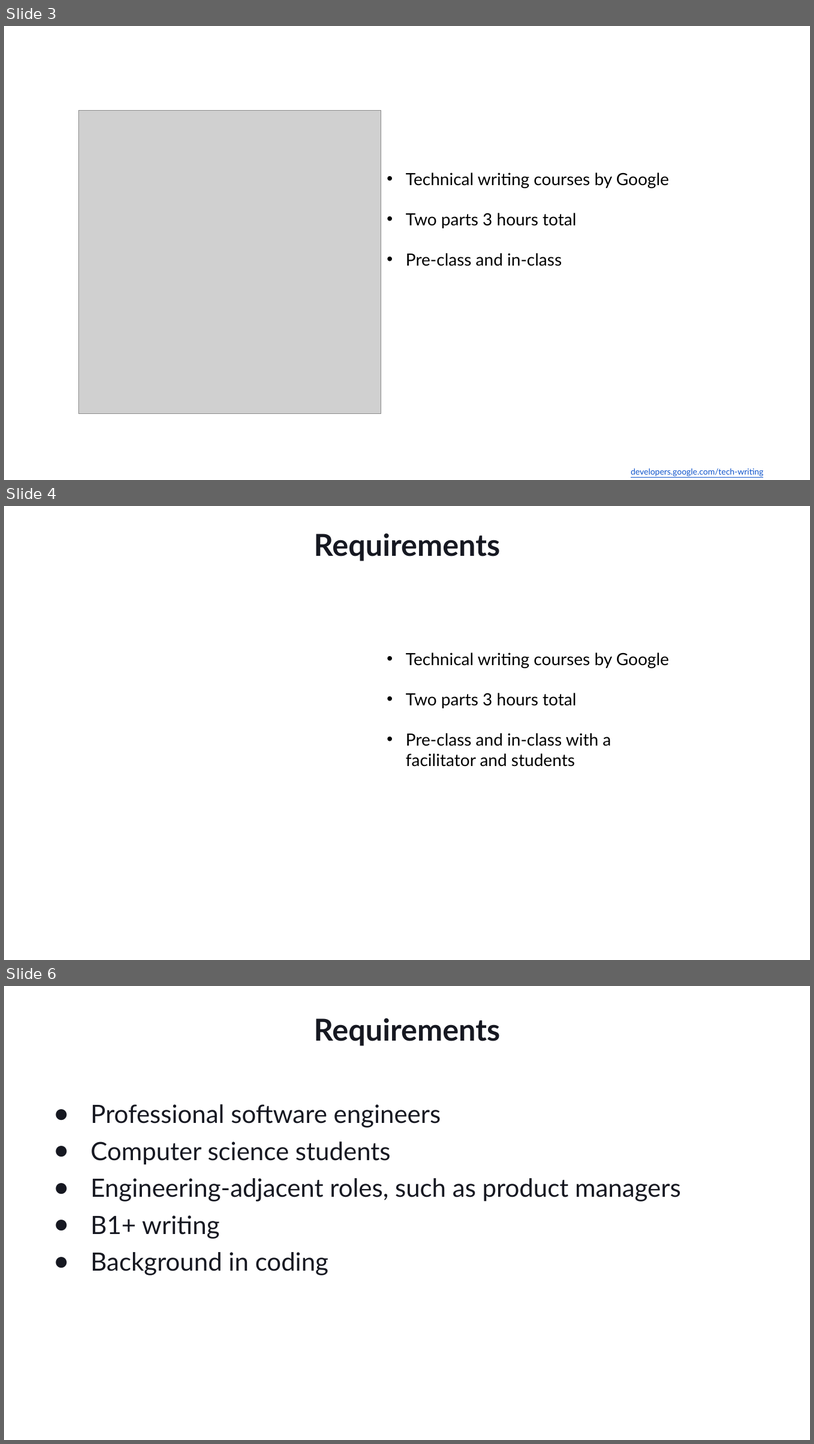
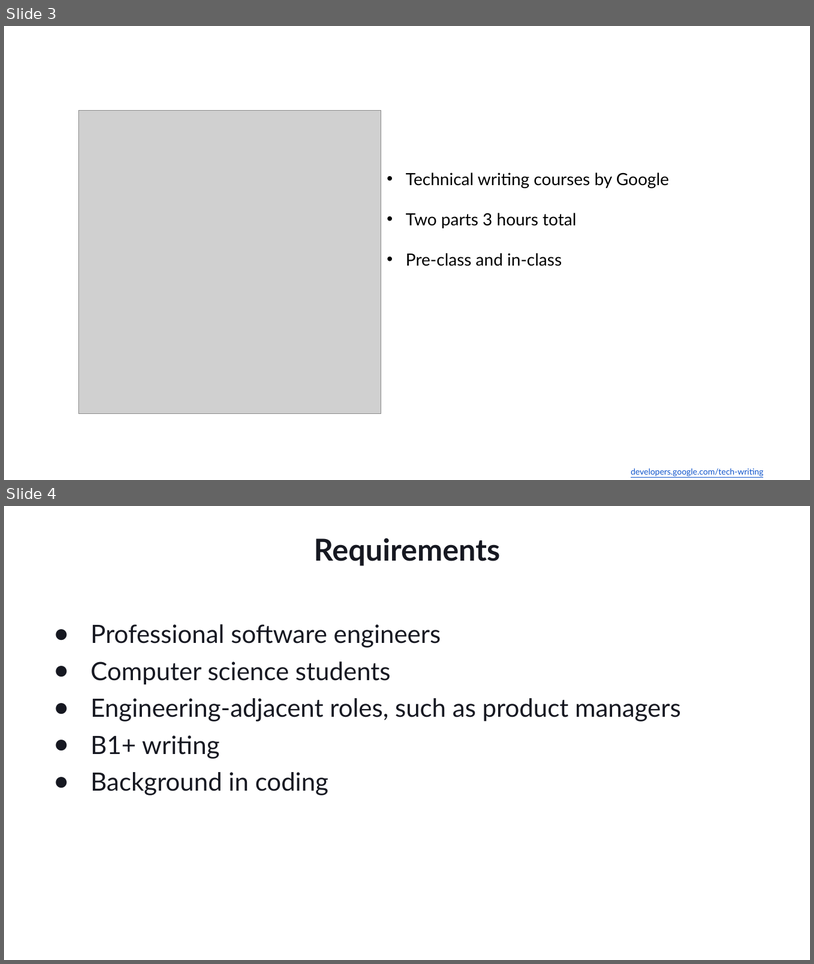
Before and after one commit to Ungerfall/ungerfall.github.io, a slide deck: presentation/tech-writing/tech-writing-azure-static-web-apps.pptx. Shown one above the other, each under a label of ours: slides 3, 4 and 6 before the commit, slides 3 and 4 after it; the slides between them are not shown. The pictures are 814x1444 and 814x964 pixels, drawn with LibreOffice and Linux fonts; fonts in the diff are those of the drawing; grey boxes stand for pictures; background and template pictures are left out. Boxes give left, top, right and bottom in pixels: in the first picture for what was removed or moved away, otherwise in the second. Text is boxed around its words. In the diff, an @@ line names an element or a change of style, - is before the commit and + after.

```diff
--- a/presentation/tech-writing/tech-writing-azure-static-web-apps.pptx
+++ b/presentation/tech-writing/tech-writing-azure-static-web-apps.pptx
@@ slide 4 removed at (4, 506, 810, 960), background #FFFFFF @@
@@ title removed at (314, 533, 500, 561) @@
-Requirements
@@ text removed at (406, 652, 669, 766) @@
-• Technical writing courses by Google
-• Two parts 3 hours total
-• Pre-class and in-class with a facilitator and students
@@ what was slide 6 is now slide 4 @@
```
Also in this commit, not shown: 6 slides added, 1 other slide removed, 1 other file.
